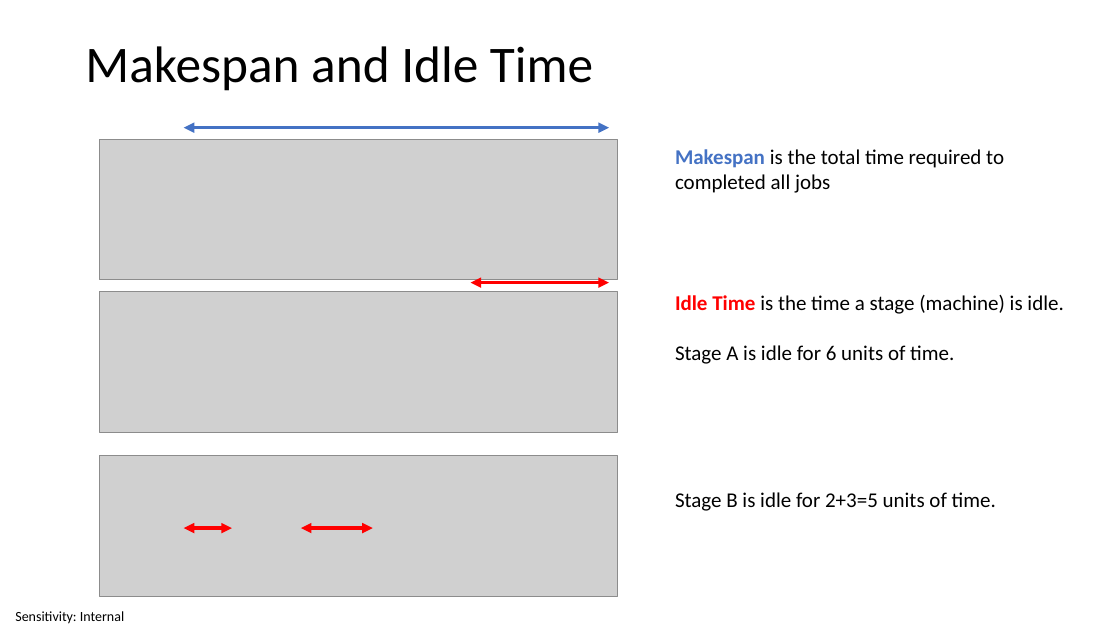
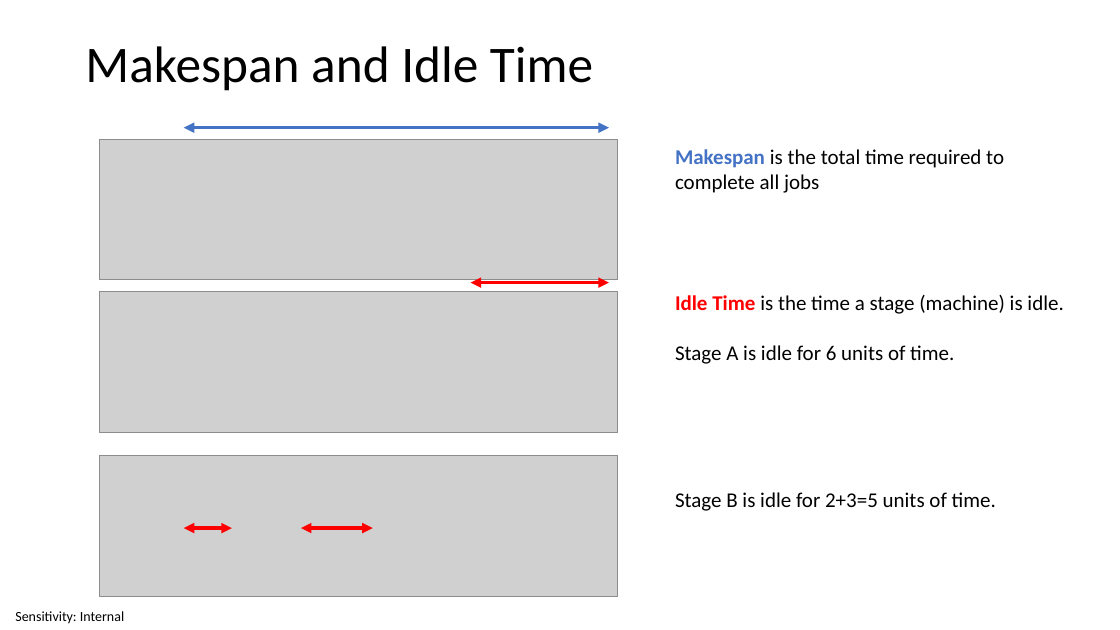
Before and after one commit to invariantum/operational_research, a slide deck: slide 11 of content/Lectures/Semester 1/Week 07 - Flow Shop and Job Shop Scheduling/5 Source Files/Week 7 - Flow Shop Scheduling.pptx. Drawn at 1120x630 pixels with LibreOffice and Linux fonts; fonts in the diff are those of the drawing; grey boxes stand for pictures. Boxes give left, top, right and bottom in pixels: in the first picture for what was removed or moved away, otherwise in the second. Text is boxed around its words. In the diff, an @@ line names an element or a change of style, - is before the commit and + after.

```diff
--- a/content/Lectures/Semester 1/Week 07 - Flow Shop and Job Shop Scheduling/5 Source Files/Week 7 - Flow Shop Scheduling.pptx
+++ b/content/Lectures/Semester 1/Week 07 - Flow Shop and Job Shop Scheduling/5 Source Files/Week 7 - Flow Shop Scheduling.pptx
@@ text at bbox=[675, 149, 1004, 193]: text changed @@
-Makespan is the total time required to completed all jobs
+Makespan is the total time required to complete all jobs
```
Also in this commit, not shown: 3 other slides changed, 20 other files.
